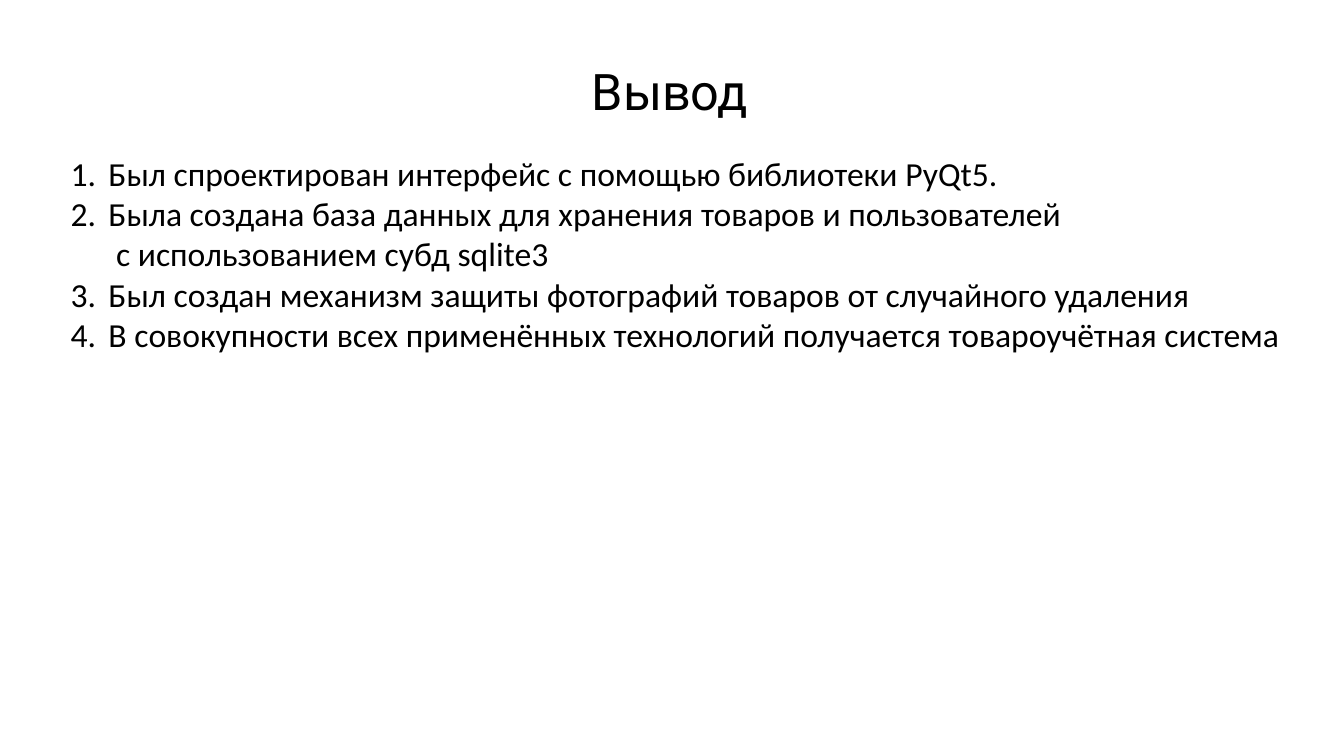
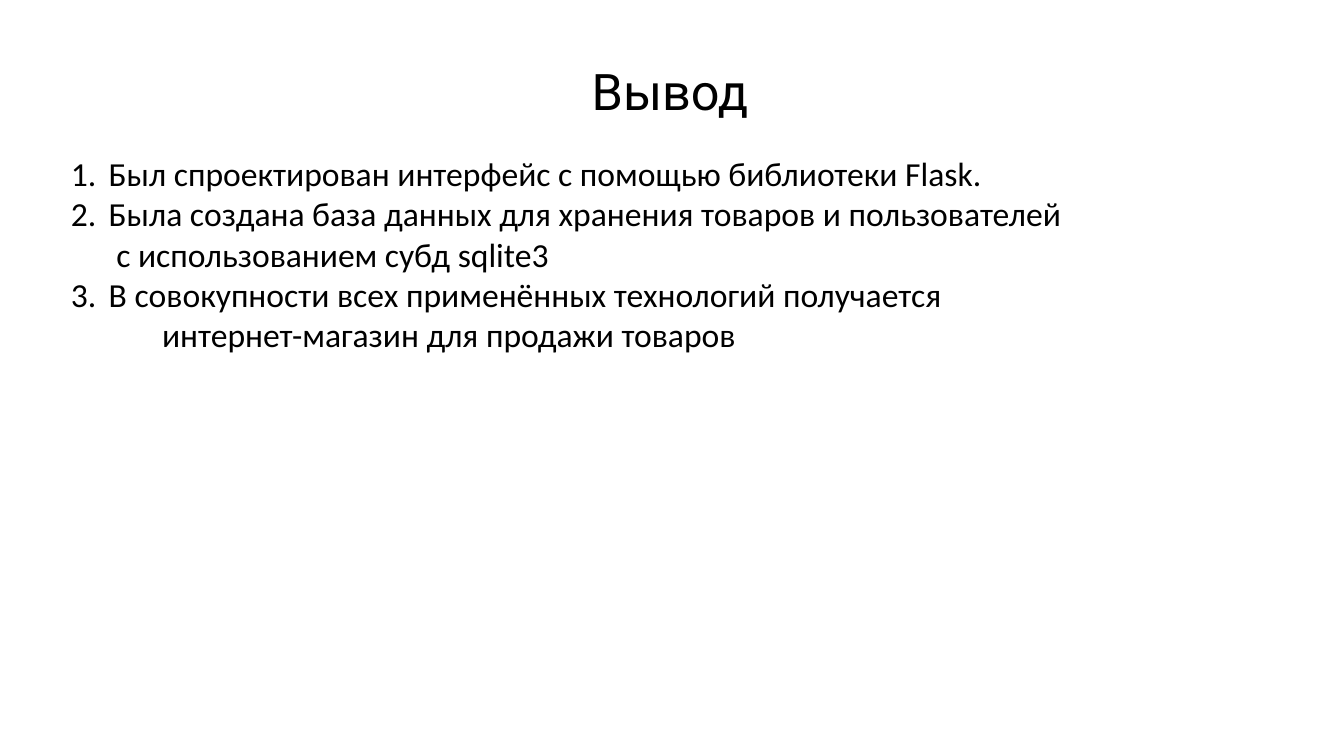
Before and after one commit to JabaXNT/YandexWEBProject, a slide deck: slide 5 of Zapiska/Представление Exchange.pptx (slide 11 before the commit). Drawn at 1344x756 pixels with LibreOffice and Linux fonts; fonts in the diff are those of the drawing. Boxes give left, top, right and bottom in pixels: in the first picture for what was removed or moved away, otherwise in the second. Text is boxed around its words. In the diff, an @@ line names an element or a change of style, - is before the commit and + after.

```diff
--- a/Zapiska/Представление Exchange.pptx
+++ b/Zapiska/Представление Exchange.pptx
@@ text at (109,162,981,192): text changed @@
-1. Был спроектирован интерфейс с помощью библиотеки PyQt5.
+1. Был спроектирован интерфейс с помощью библиотеки Flask.
@@ text at (109,284,941,353): text changed @@
-3. Был создан механизм защиты фотографий товаров от случайного удаления
-4. В совокупности всех применённых технологий получается товароучётная система
+3. В совокупности всех применённых технологий получается
+интернет-магазин для продажи товаров
```
Also in this commit, not shown: 3 other slides changed, 6 slides removed, 1 other file.
